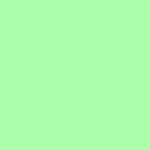
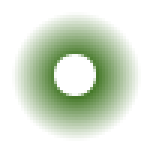
Layers edited between the first and the second 150px x 150px image:
painted on "Layer" over 12, 12, 141, 141
hid "Background" over 0, 0, 150, 150
